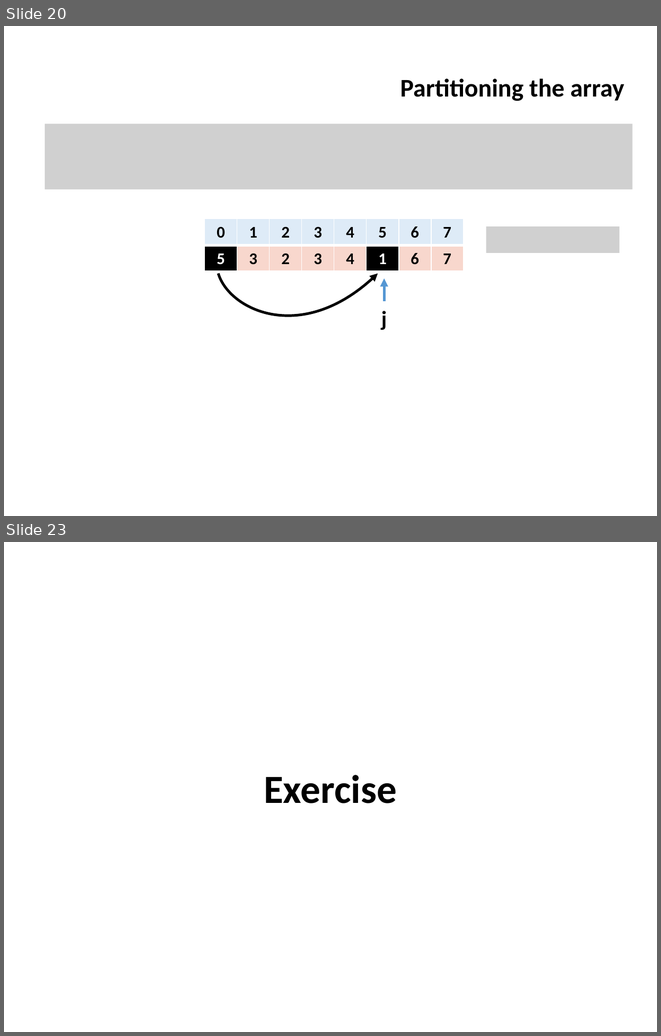
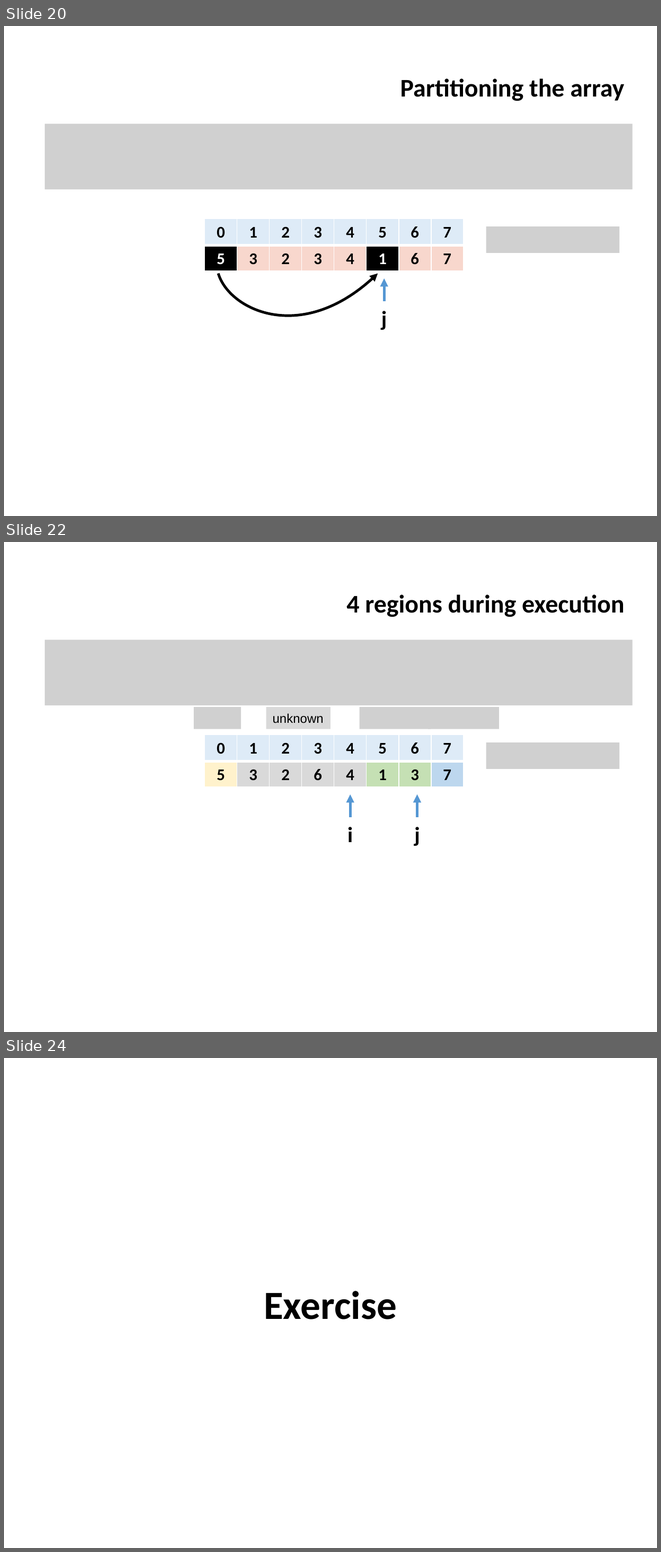
Before and after one commit to ifromm/dsa, a slide deck: slides/unit_2_quicksort.pptx. Shown one above the other, each under a label of ours: slides 20 and 23 before the commit, slides 20, 22 and 24 after it; the slides between them are not shown. The pictures are 661x1036 and 661x1552 pixels, drawn with LibreOffice and Linux fonts; fonts in the diff are those of the drawing; grey boxes stand for pictures; background and template pictures are left out. Boxes give left, top, right and bottom in pixels: in the first picture for what was removed or moved away, otherwise in the second. Text is boxed around its words. In the diff, an @@ line names an element or a change of style, - is before the commit and + after.

```diff
--- a/slides/unit_2_quicksort.pptx
+++ b/slides/unit_2_quicksort.pptx
@@ slide 22 added at [4, 542, 657, 1032], background picture (left out); not listed: 1 template element that a slide beside it also shows @@
@@ title added at [346, 594, 624, 617], 28 pt, text #000000, bold @@
+4 regions during execution
@@ picture added at [44, 640, 632, 706] @@
@@ picture added at [194, 707, 241, 730] @@
@@ rectangle added at [266, 707, 330, 730], fill #D9D9D9, 14 pt, text #000000 @@
+unknown
@@ picture added at [359, 707, 430, 730] @@
@@ picture added at [428, 707, 499, 730] @@
@@ table added at [204, 734, 466, 761], 1 rows, 8 columns @@
+0 | 1 | 2 | 3 | 4 | 5 | 6 | 7
@@ picture added at [486, 742, 619, 769] @@
@@ table added at [204, 761, 466, 788], 1 rows, 8 columns @@
+5 | 3 | 2 | 6 | 4 | 1 | 3 | 7
@@ arrow added from (350, 817) to (350, 794), #5698D3 3 pt @@
@@ arrow added from (417, 817) to (417, 794), #5698D3 3 pt @@
@@ text added at [347, 827, 353, 842], 24 pt, text #000000, bold @@
+i
@@ text added at [414, 827, 420, 846], 24 pt, text #000000, bold @@
+j
@@ what was slide 23 is now slide 24 @@
```
Also in this commit, not shown: 5 slides changed.
